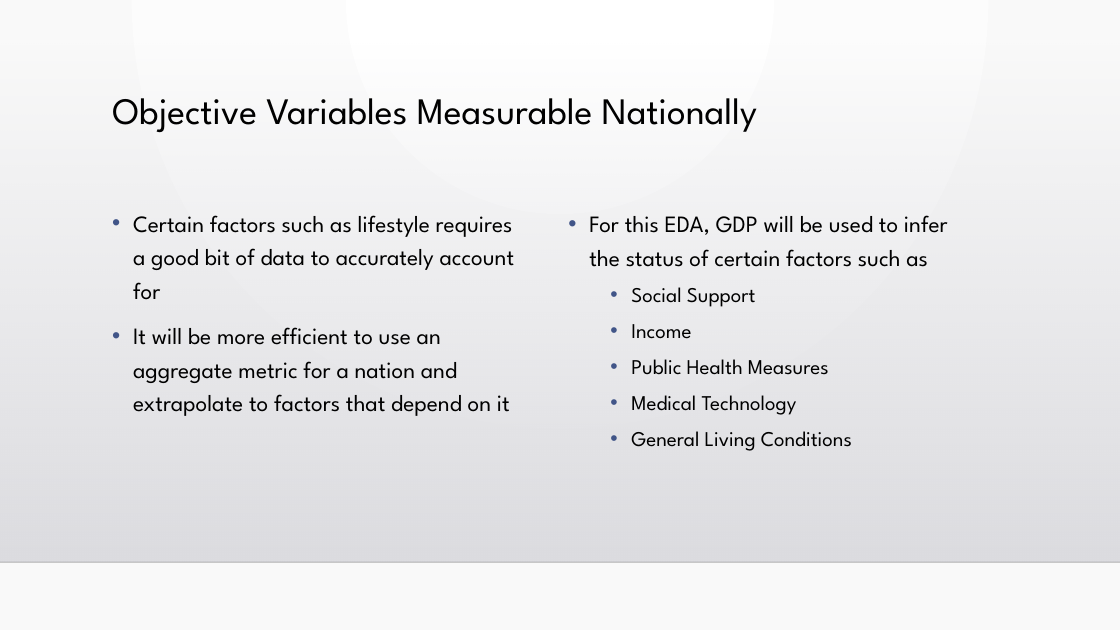
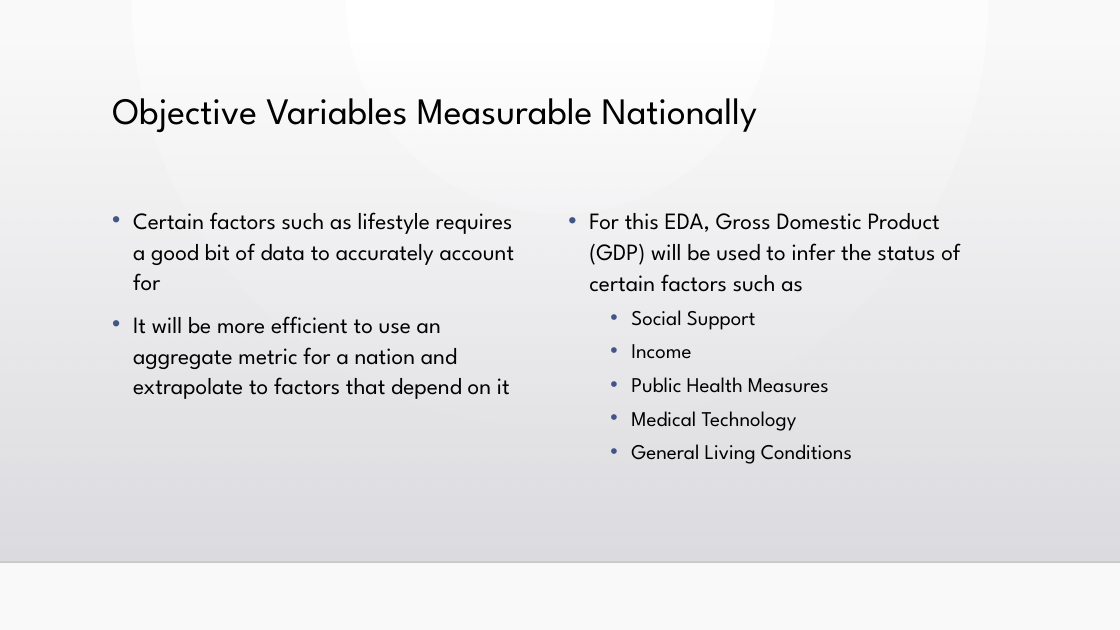
Before and after one commit to davidag2696/life_expectancy, a slide deck: slide 6 of Life Expectancy (2024).pptx (slide 3 before the commit). Drawn at 1120x630 pixels with LibreOffice and Linux fonts; fonts in the diff are those of the drawing; background and template pictures are left out. Boxes give left, top, right and bottom in pixels: in the first picture for what was removed or moved away, otherwise in the second. Text is boxed around its words. In the diff, an @@ line names an element or a change of style, - is before the commit and + after.

```diff
--- a/Life Expectancy (2024).pptx
+++ b/Life Expectancy (2024).pptx
@@ text "Certain factors such as lifestyle ..." at (133, 212, 515, 399): line spacing 1.2 to 1.1 @@
@@ text at (589, 213, 960, 292): text changed @@
-• For this EDA, GDP will be used to infer the status of certain factors such as
+• For this EDA, Gross Domestic Product (GDP) will be used to infer the status of certain factors such as
@@ text at (631, 310, 852, 464): line spacing 1.2 to 1.1 @@
```
Also in this commit, not shown: 1 other slide changed, 13 slides added, 2 slides removed, 16 other files.
